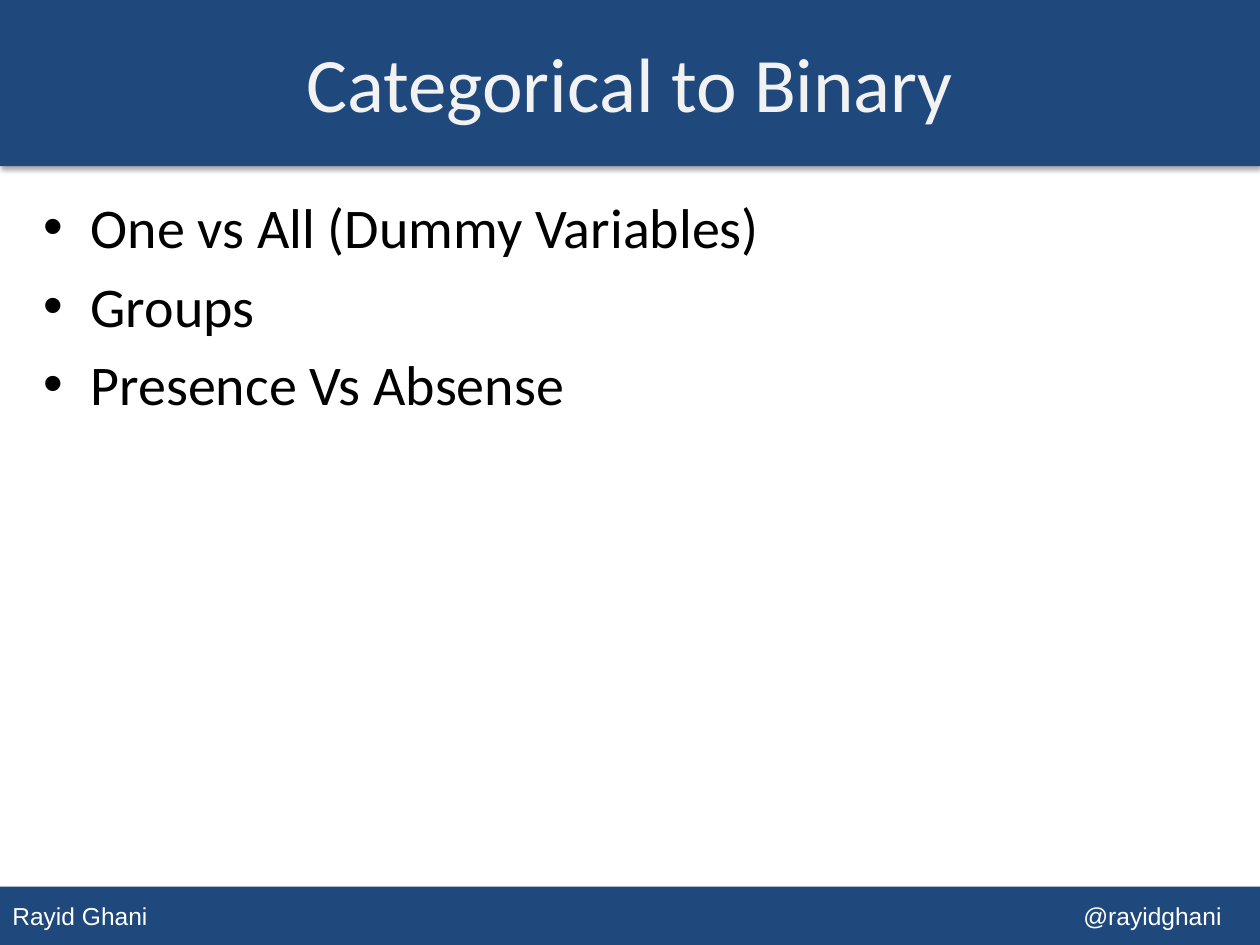
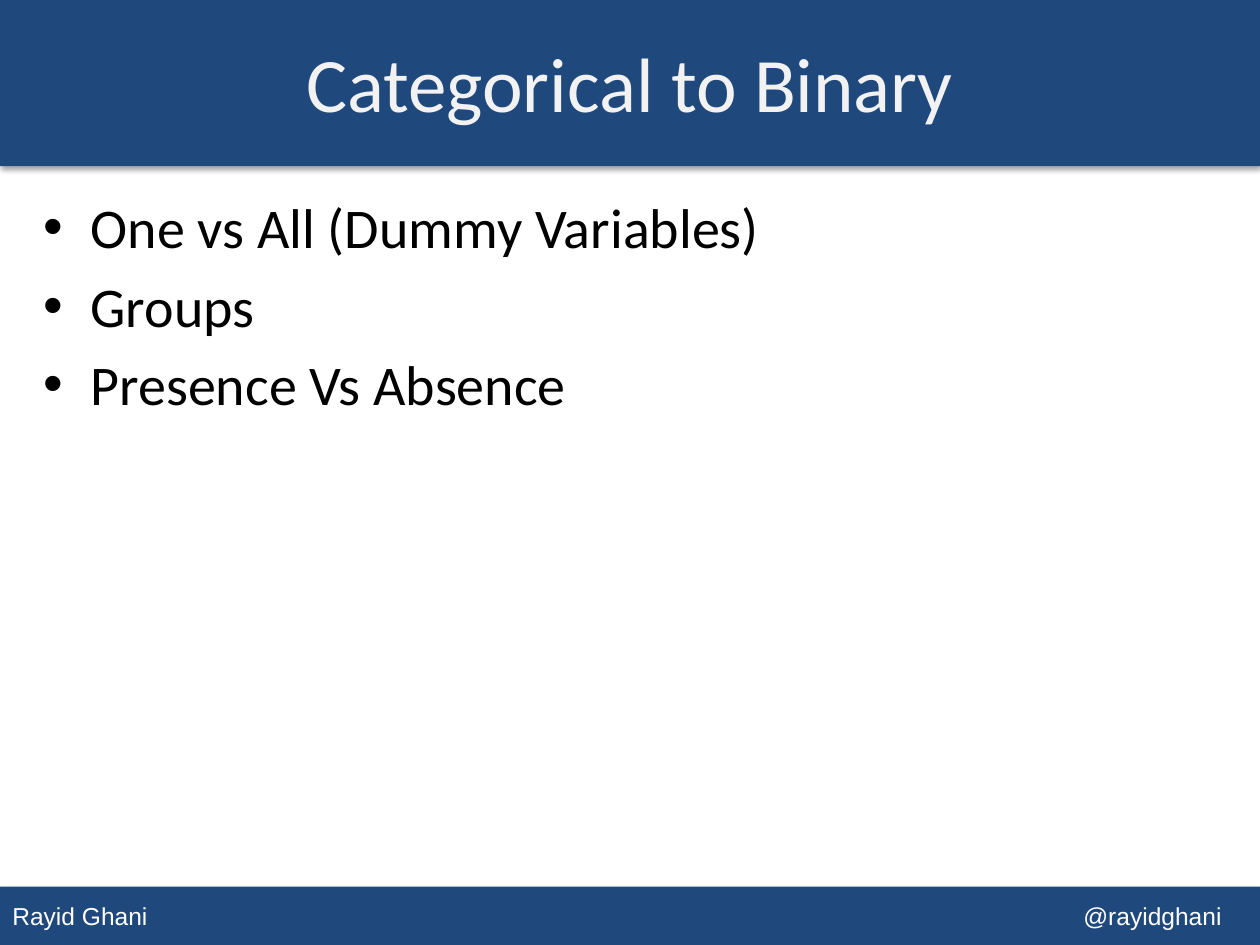
Before and after one commit to dssg/MLforPublicPolicy, a slide deck: slide 7 of Lectures/Lecture 10 - Features.pptx (slide 8 before the commit). Drawn at 1260x945 pixels with LibreOffice and Linux fonts; fonts in the diff are those of the drawing. Boxes give left, top, right and bottom in pixels: in the first picture for what was removed or moved away, otherwise in the second. Text is boxed around its words. In the diff, an @@ line names an element or a change of style, - is before the commit and + after.

```diff
--- a/Lectures/Lecture 10 - Features.pptx
+++ b/Lectures/Lecture 10 - Features.pptx
@@ text at [91,366,565,406]: text changed @@
-• Presence Vs Absense
+• Presence Vs Absence
```
Also in this commit, not shown: 4 other slides changed, 1 slide added, 1 slide removed, 3 other files.
